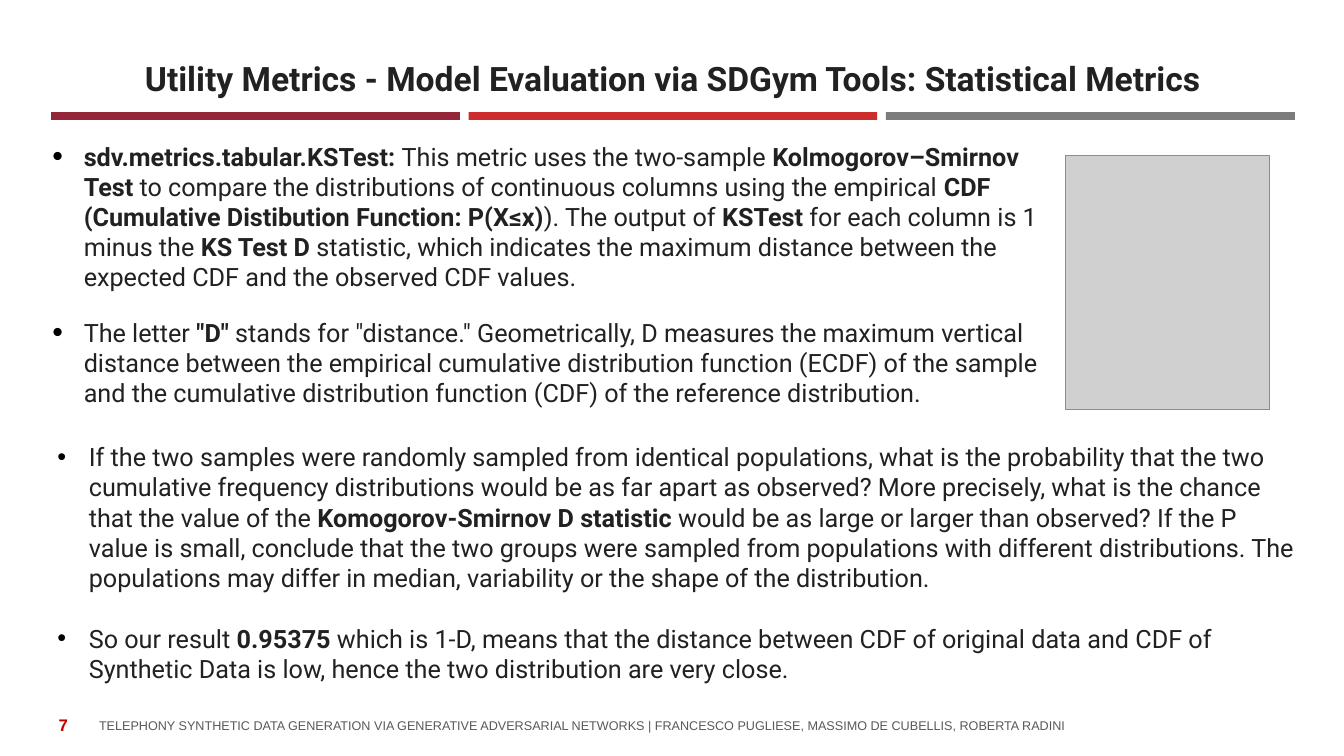
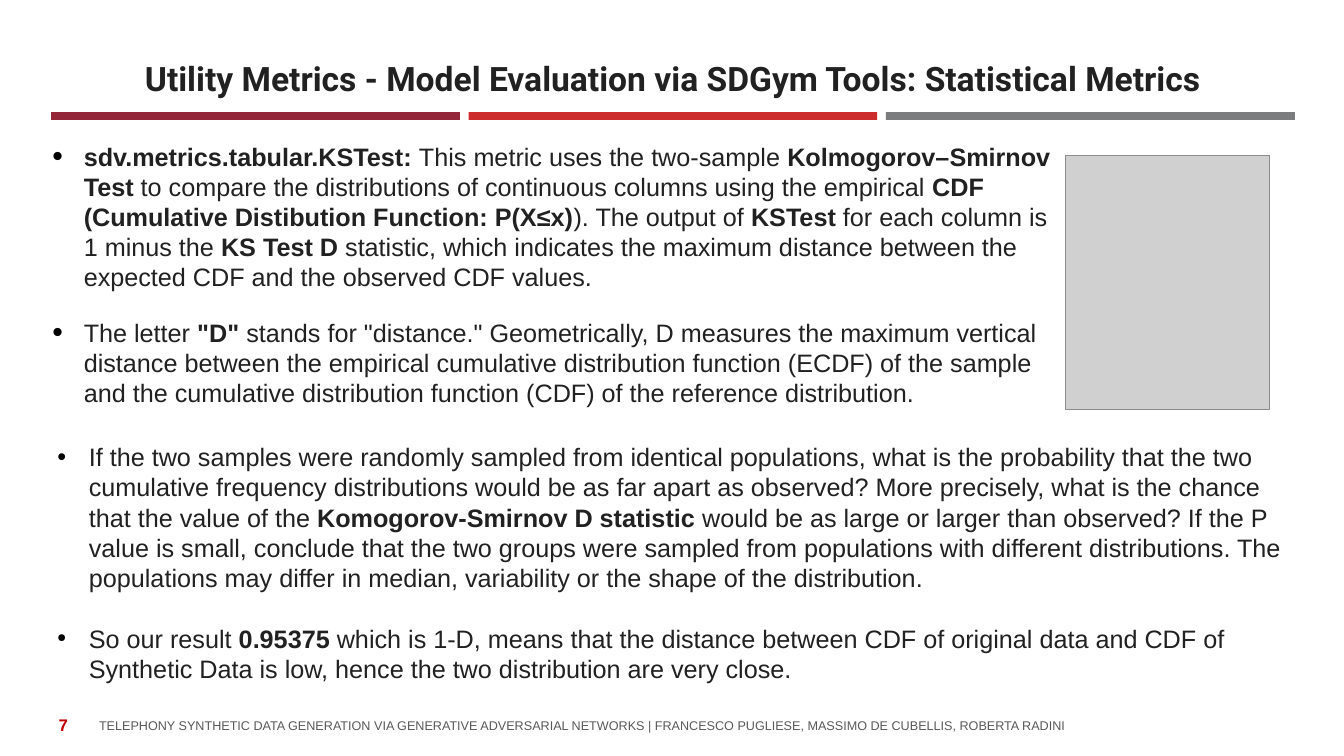
Before and after one commit to istat-methodology/Synthetic_Data, a slide deck: slide 7 of Presentations/Telephony Synthetic Data Generation via GANs.pptx. Drawn at 1344x756 pixels with LibreOffice and Linux fonts; fonts in the diff are those of the drawing; grey boxes stand for pictures; background and template pictures are left out. Boxes give left, top, right and bottom in pixels: in the first picture for what was removed or moved away, otherwise in the second. Text is boxed around its words. In the diff, an @@ line names an element or a change of style, - is before the commit and + after.

```diff
--- a/Presentations/Telephony Synthetic Data Generation via GANs.pptx
+++ b/Presentations/Telephony Synthetic Data Generation via GANs.pptx
@@ text "sdv.metrics.tabular.KSTest: This metric uses the ..." at <box>84,147,1050,408</box>: font Roboto to Arial @@
@@ text "If the two samples were ..." at <box>89,447,1280,684</box>: font Roboto to Arial @@
```
Also in this commit, not shown: 6 other slides changed, 2 slides added, 1 slide removed, 1 other file.
